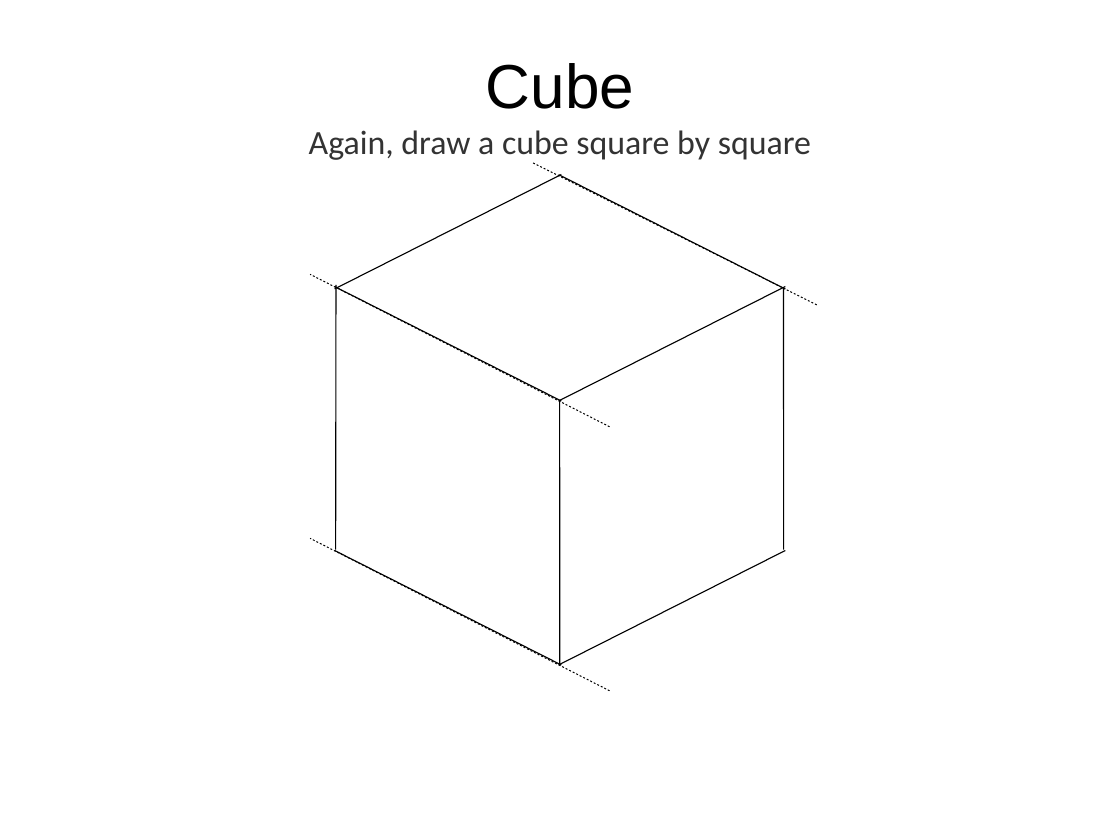
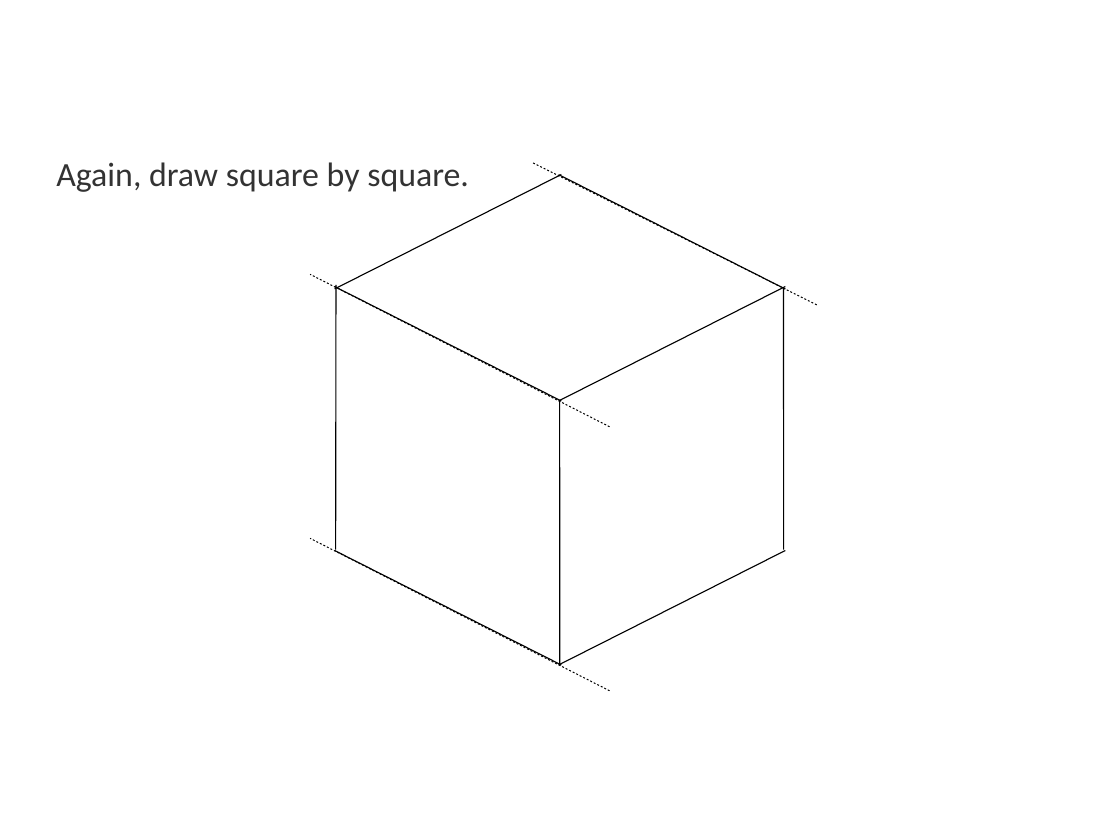
Before and after one commit to tigerfarm/docroot, a slide deck: slide 28 of books/content/cubes/9aDrawAll.odp (slide 32 before the commit). Drawn at 1120x840 pixels with LibreOffice and Linux fonts; fonts in the diff are those of the drawing; background and template pictures are left out. Boxes give left, top, right and bottom in pixels: in the first picture for what was removed or moved away, otherwise in the second. Text is boxed around its words. In the diff, an @@ line names an element or a change of style, - is before the commit and + after.

```diff
--- a/books/content/cubes/9aDrawAll.odp
+++ b/books/content/cubes/9aDrawAll.odp
@@ title removed at [309, 63, 811, 160] @@
-Cube
-Again, draw a cube square by square
@@ text added at [56, 162, 469, 192], 24 pt, text #333333 @@
+Again, draw square by square.
```
Also in this commit, not shown: 11 other slides changed, 7 slides added, 9 slides removed, 9 other files.
